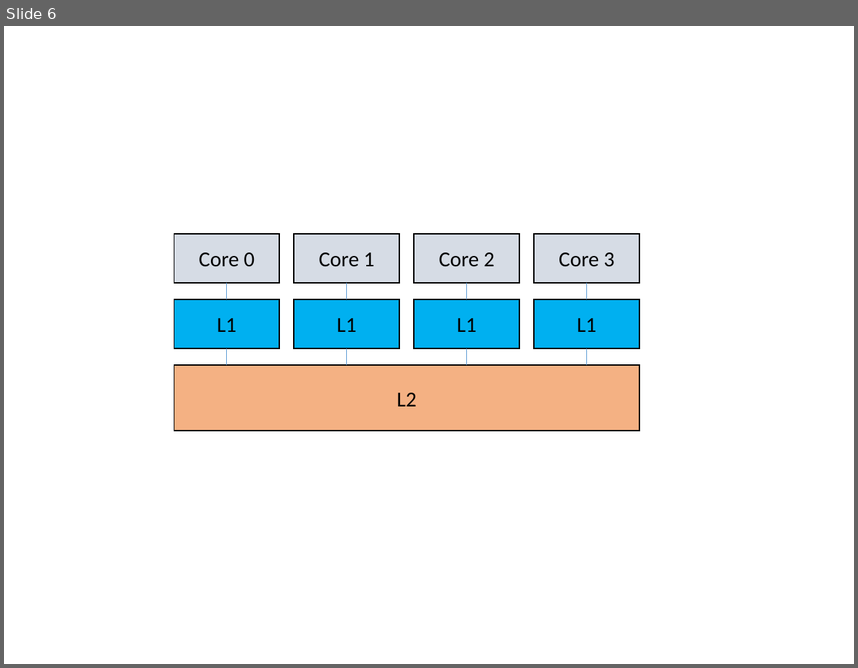
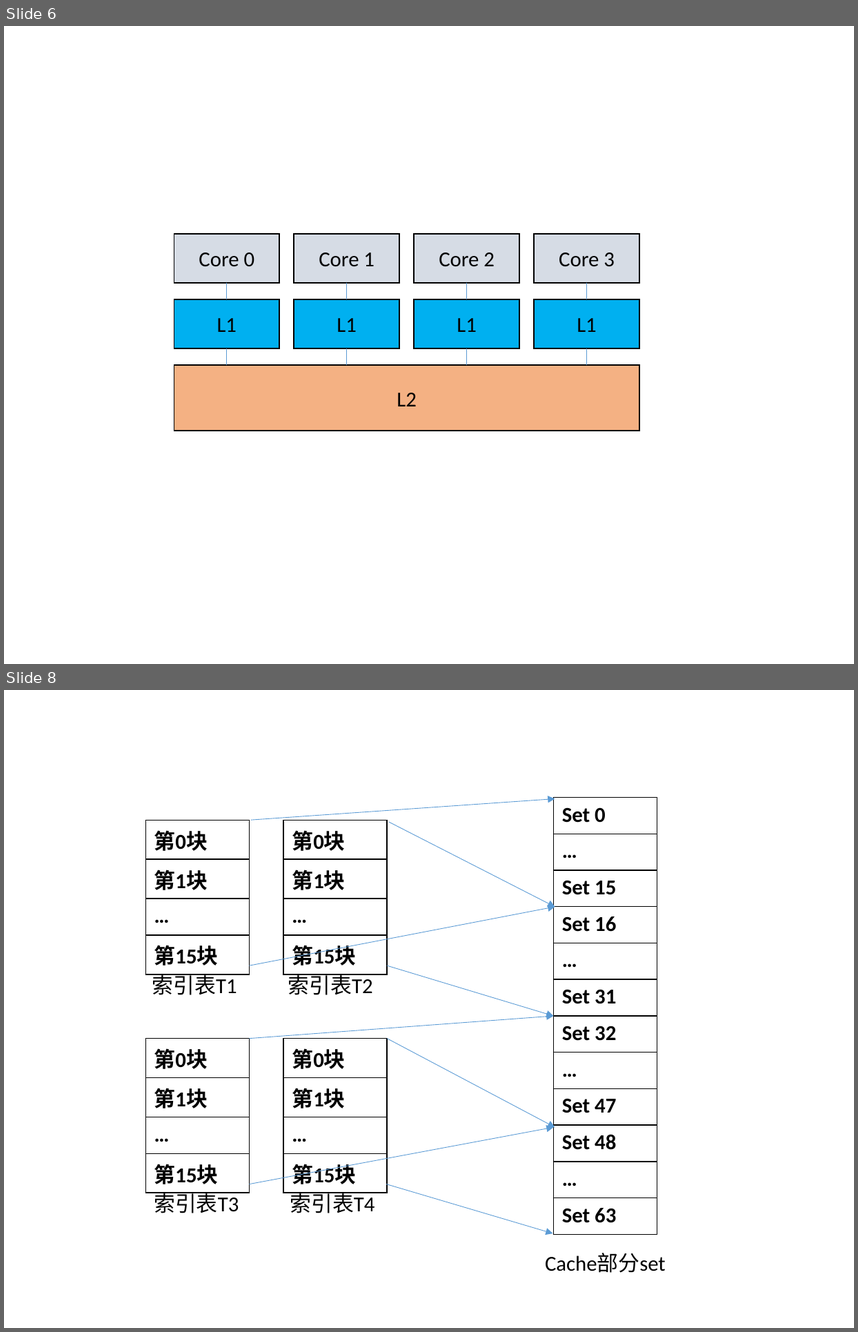
Before and after one commit to leborn0101/graduation, a slide deck: 论文图片.pptx. Shown one above the other, each under a label of ours: slide 6 before the commit, slides 6 and 8 after it; the slides between them are not shown. The pictures are 858x668 and 858x1332 pixels, drawn with LibreOffice and Linux fonts; fonts in the diff are those of the drawing. Boxes give left, top, right and bottom in pixels: in the first picture for what was removed or moved away, otherwise in the second. Text is boxed around its words. In the diff, an @@ line names an element or a change of style, - is before the commit and + after.

```diff
--- a/论文图片.pptx
+++ b/论文图片.pptx
@@ slide 8 added at (4,690,854,1328), background #FFFFFF @@
@@ arrow added from (252, 820) to (555, 799), #5B9BD5 0.5 pt @@
@@ table added at (553,797,657,1234), 12 rows, 1 columns @@
+Set 0
+…
+Set 15
+Set 16
+…
+Set 31
+Set 32
+…
+Set 47
+Set 48
+…
+Set 63
@@ table added at (146,820,250,968), 4 rows, 1 columns @@
+第0块
+第1块
+…
+第15块
@@ table added at (283,820,388,968), 4 rows, 1 columns @@
+第0块
+第1块
+…
+第15块
@@ arrow added from (389, 822) to (555, 907), #5B9BD5 0.5 pt @@
@@ arrow added from (249, 965) to (555, 907), #5B9BD5 0.5 pt @@
@@ text added at (152,974,237,995), 18 pt, text #000000 @@
+索引表T1
@@ text added at (288,974,373,995), 18 pt, text #000000 @@
+索引表T2
@@ arrow added from (388, 965) to (553, 1016), #5B9BD5 0.5 pt @@
@@ arrow added from (249, 1038) to (553, 1016), #5B9BD5 0.5 pt @@
@@ table added at (146,1038,250,1187), 4 rows, 1 columns @@
+第0块
+第1块
+…
+第15块
@@ table added at (283,1038,388,1187), 4 rows, 1 columns @@
+第0块
+第1块
+…
+第15块
@@ arrow added from (388, 1038) to (555, 1127), #5B9BD5 0.5 pt @@
@@ arrow added from (249, 1184) to (553, 1127), #5B9BD5 0.5 pt @@
@@ arrow added from (386, 1184) to (553, 1233), #5B9BD5 0.5 pt @@
@@ text added at (154,1192,239,1213), 18 pt, text #000000 @@
+索引表T3
@@ text added at (290,1192,375,1213), 18 pt, text #000000 @@
+索引表T4
@@ text added at (545,1252,666,1272), 18 pt, text #000000 @@
+Cache部分set
```
Also in this commit, not shown: 1 other slide added, 1 slide removed, 3 other files.
